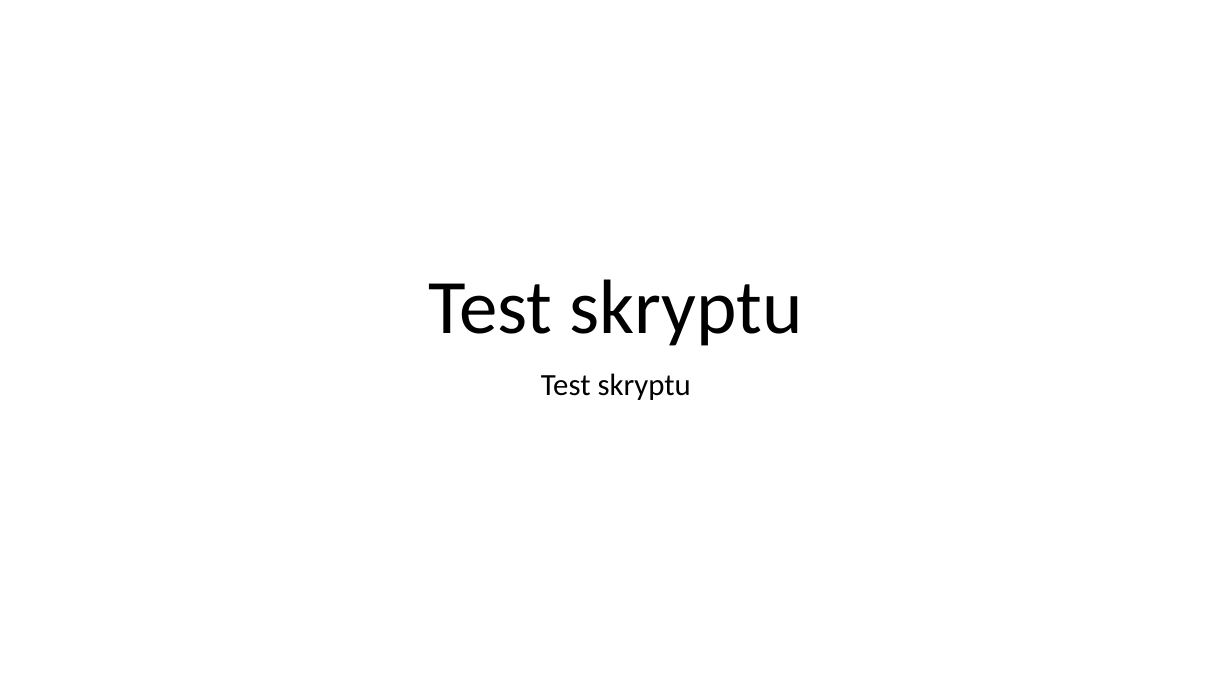
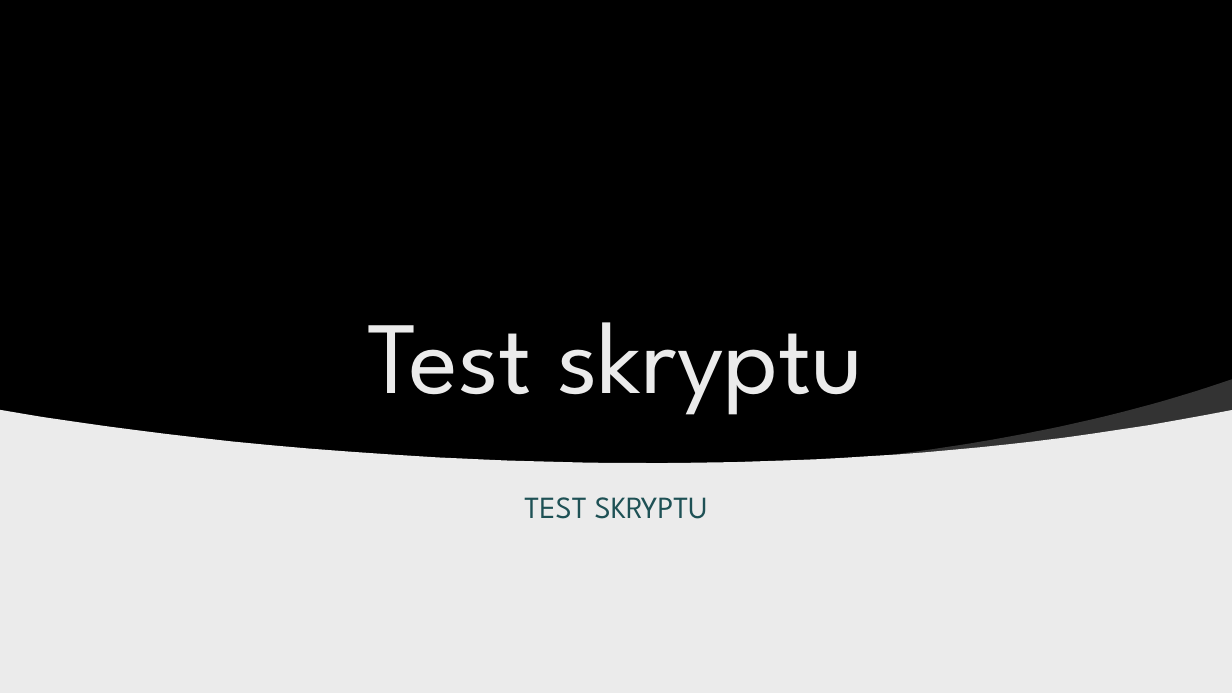
Before and after one commit to ACPLMaverick/MAVNET_Fast, a slide deck: slide 1 of DistributeImages/ImageArrayTest.pptx. Drawn at 1232x693 pixels with LibreOffice and Linux fonts; fonts in the diff are those of the drawing; background and template pictures are left out. Boxes give left, top, right and bottom in pixels: in the first picture for what was removed or moved away, otherwise in the second. Text is boxed around its words. In the diff, an @@ line names an element or a change of style, - is before the commit and + after.

```diff
--- a/DistributeImages/ImageArrayTest.pptx
+++ b/DistributeImages/ImageArrayTest.pptx
@@ background #FFFFFF to picture (left out) @@
@@ rectangle added at bbox=[0, 0, 1232, 478], fill #000000 @@
@@ rectangle added at bbox=[1055, 0, 1124, 116], fill #B01513 @@
@@ title "Test skryptu": place and size @@
-title "Test skryptu" at bbox=[428, 279, 803, 346]
+title "Test skryptu" at bbox=[367, 322, 864, 415]
@@ title "Test skryptu" at bbox=[367, 322, 864, 415]: size 60 to 80 pt, font Calibri to League Spartan, text colour #000000 to #EBEBEB; line spacing 0.9 to 1 @@
@@ freeform shape added at bbox=[882, 380, 1232, 463], fill #FFFFFF at 20% opacity @@
@@ freeform shape added at bbox=[0, 410, 1232, 693], fill #EBEBEB @@
@@ subtitle at bbox=[524, 497, 708, 519]: text changed; font Calibri to League Spartan; text colour #000000 to #1E5155 @@
-Test skryptu
+TEST SKRYPTU
```
Also in this commit, not shown: 2 slides added, 1 slide removed, 1 other file.
